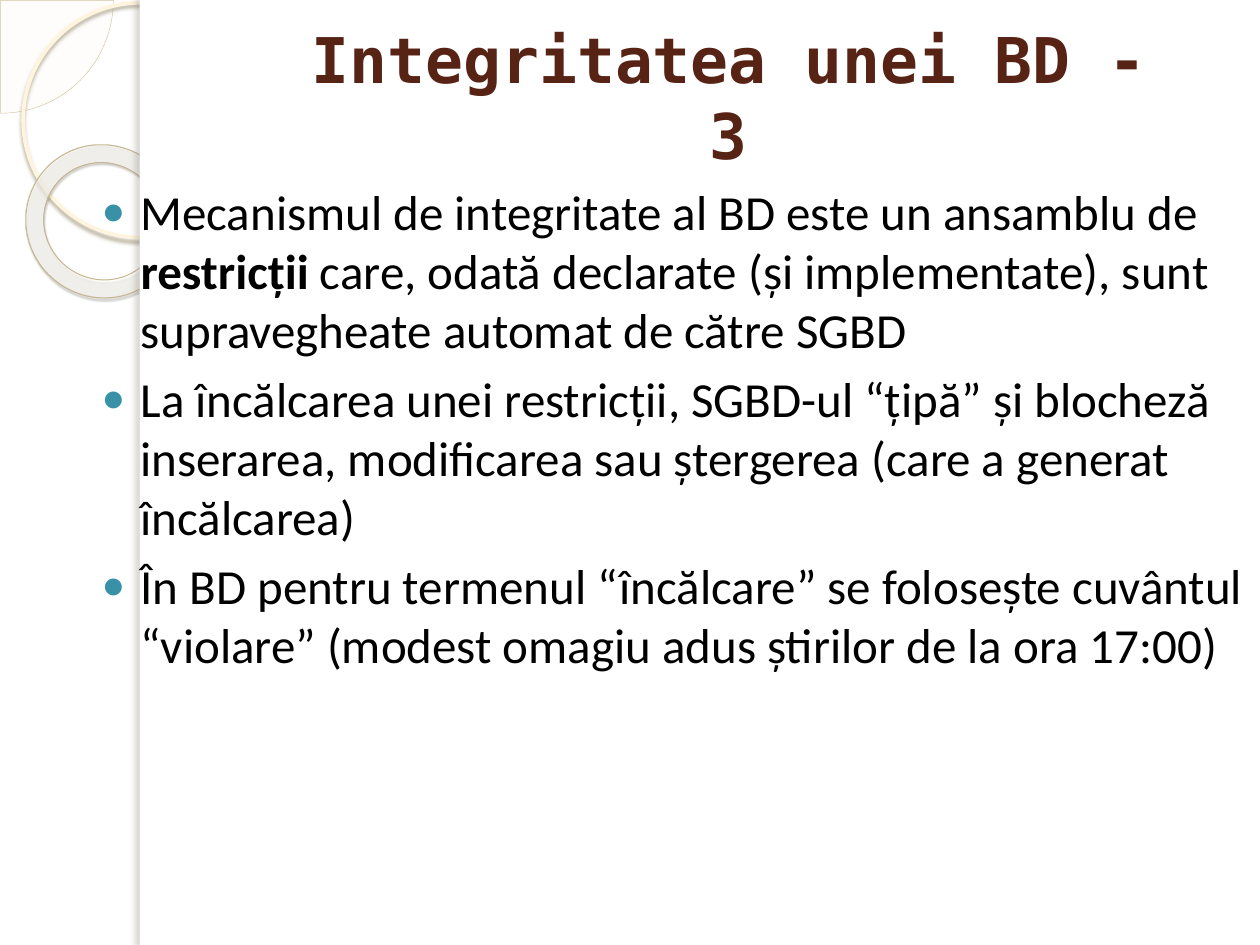
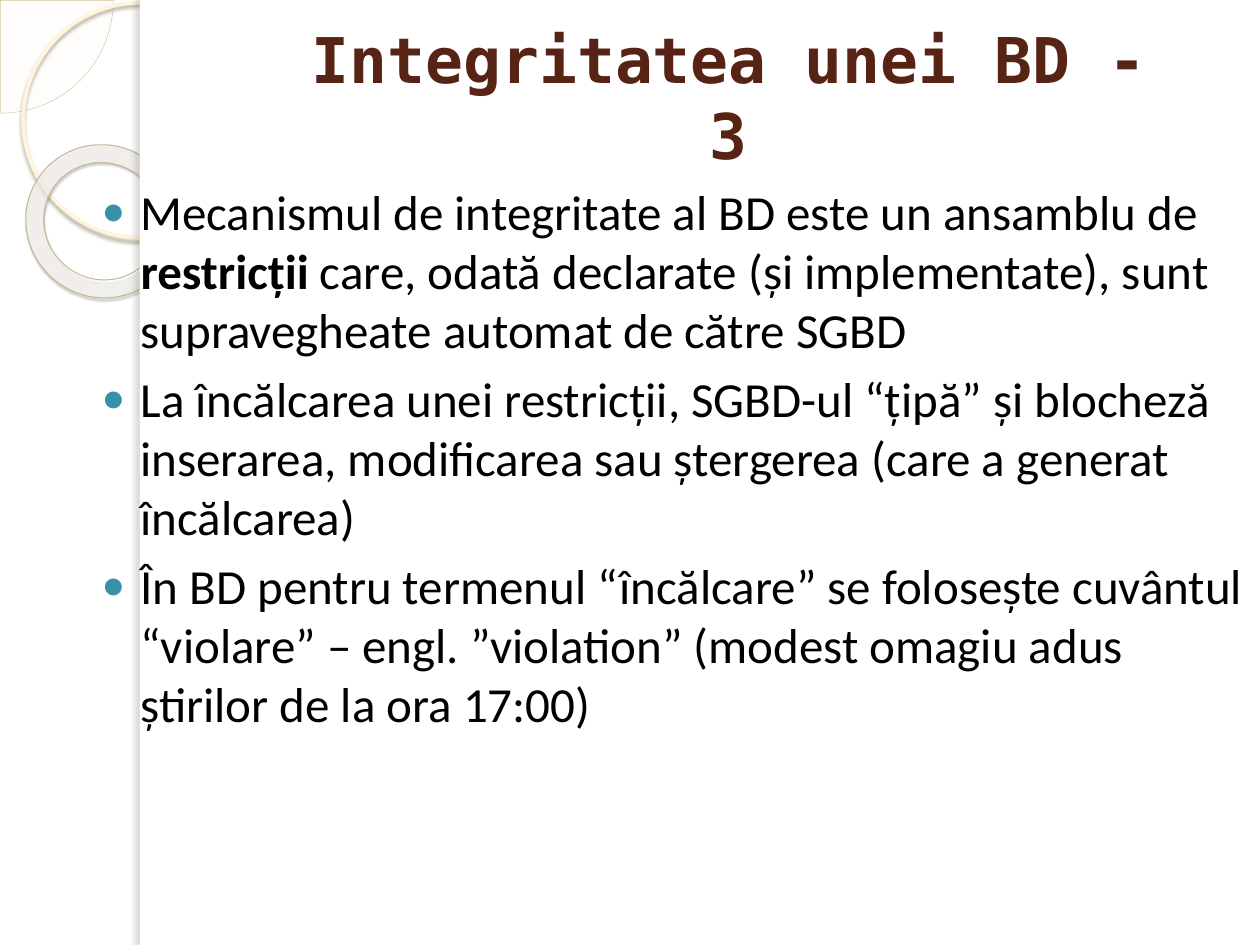
Before and after one commit to marinfotache/Baze-de-date-I, a slide deck: slide 21 of 02_Modelul_relational/02_Modelul_relational.pptx. Drawn at 1260x945 pixels with LibreOffice and Linux fonts; fonts in the diff are those of the drawing; background and template pictures are left out. Boxes give left, top, right and bottom in pixels: in the first picture for what was removed or moved away, otherwise in the second. Text is boxed around its words. In the diff, an @@ line names an element or a change of style, - is before the commit and + after.

```diff
--- a/02_Modelul_relational/02_Modelul_relational.pptx
+++ b/02_Modelul_relational/02_Modelul_relational.pptx
@@ text at box(141, 564, 1242, 731): text changed @@
-● În BD pentru termenul “încălcare” se foloseşte cuvântul “violare” (modest omagiu adus ştirilor de la ora 17:00)
+● În BD pentru termenul “încălcare” se foloseşte cuvântul “violare” – engl. ”violation” (modest omagiu adus ştirilor de la ora 17:00)
```
Also in this commit, not shown: 2 other slides changed.
